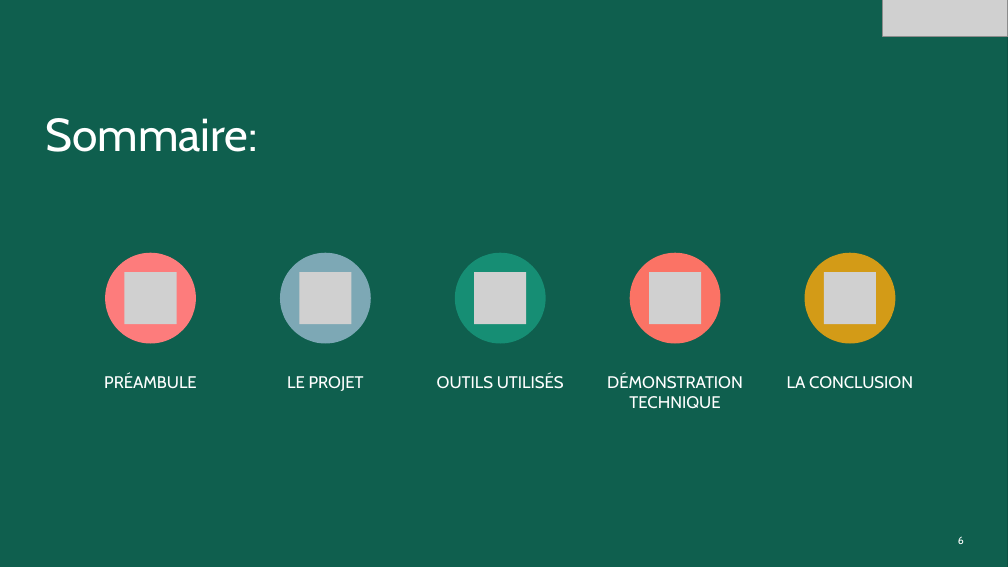
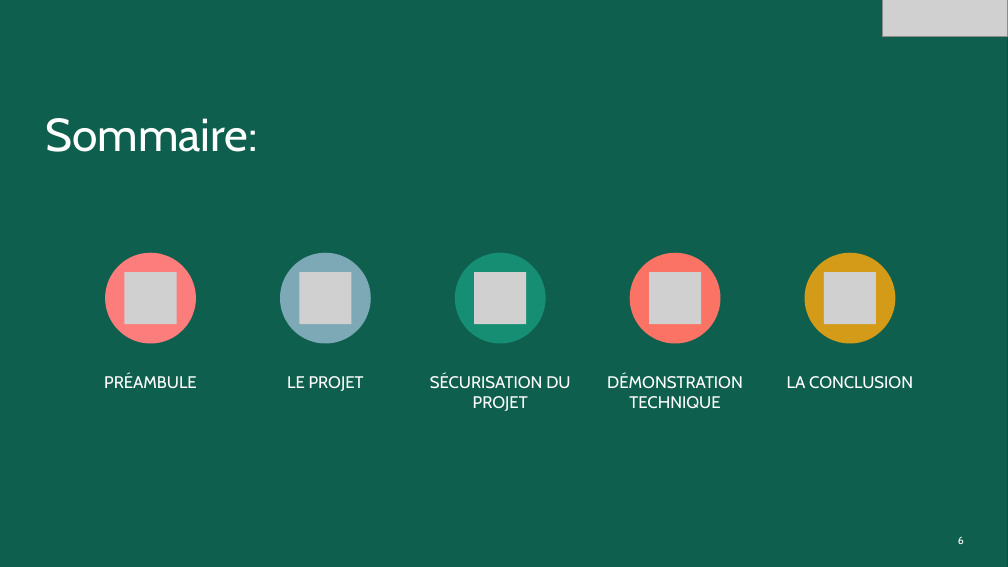
Before and after one commit to NathanMana/OrdOn, a slide deck: slide 6 of Rendus du 18/OrdONprésentation.pptx. Drawn at 1008x567 pixels with LibreOffice and Linux fonts; fonts in the diff are those of the drawing; grey boxes stand for pictures; background and template pictures are left out. Boxes give left, top, right and bottom in pixels: in the first picture for what was removed or moved away, otherwise in the second. Text is boxed around its words. In the diff, an @@ line names an element or a change of style, - is before the commit and + after.

```diff
--- a/Rendus du 18/OrdONprésentation.pptx
+++ b/Rendus du 18/OrdONprésentation.pptx
@@ text at box(430, 374, 570, 411): text changed @@
-OUTILS UTILISÉS
+SÉCURISATION DU PROJET
```
Also in this commit, not shown: 3 other slides changed, 1 slide added.
